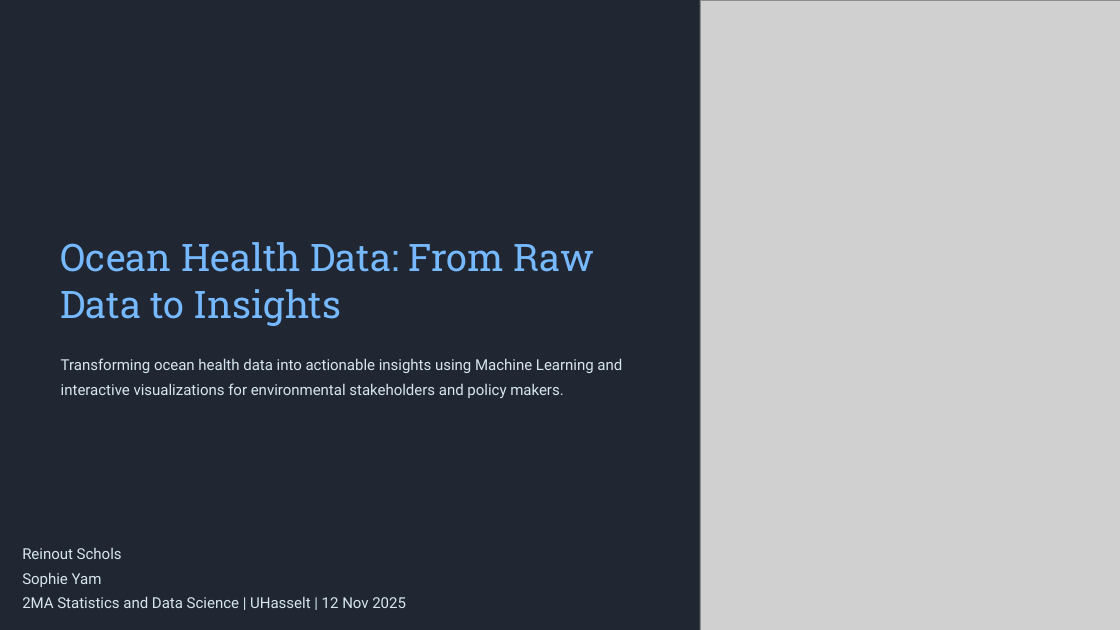
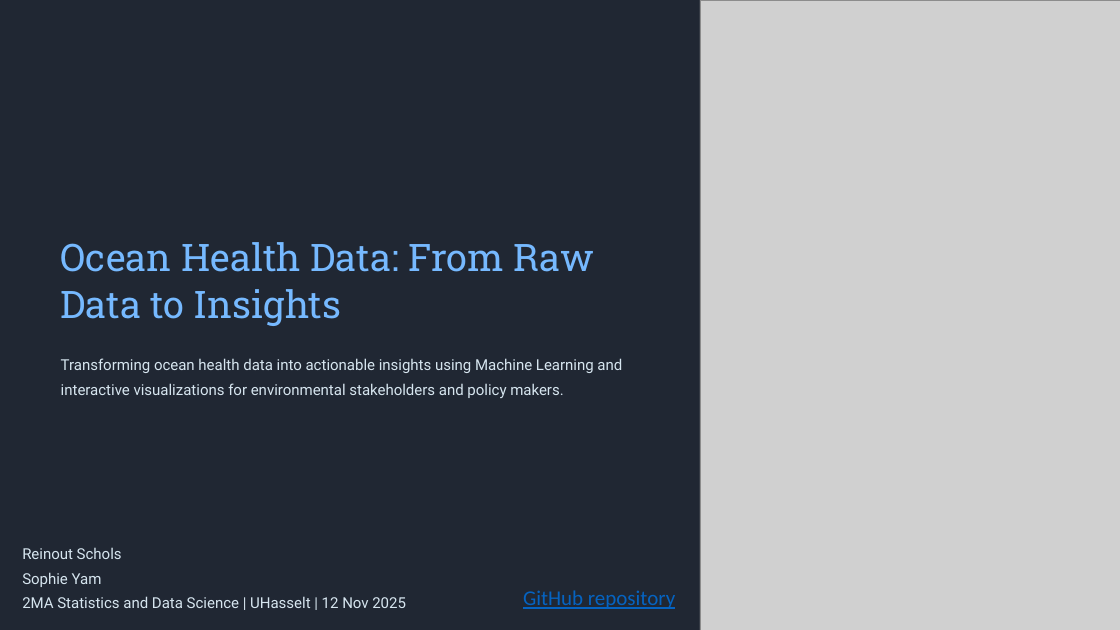
Before and after one commit to syam3500/hackthefuture2025, a slide deck: slide 1 of presentation.pptx. Drawn at 1120x630 pixels with LibreOffice and Linux fonts; fonts in the diff are those of the drawing; grey boxes stand for pictures; background and template pictures are left out. Boxes give left, top, right and bottom in pixels: in the first picture for what was removed or moved away, otherwise in the second. Text is boxed around its words. In the diff, an @@ line names an element or a change of style, - is before the commit and + after.

```diff
--- a/presentation.pptx
+++ b/presentation.pptx
@@ text added at (x1=523, y1=590, x2=675, y2=609), 18 pt, text #0563C1, underline @@
+GitHub repository
```
Also in this commit, not shown: 4 other slides changed.
